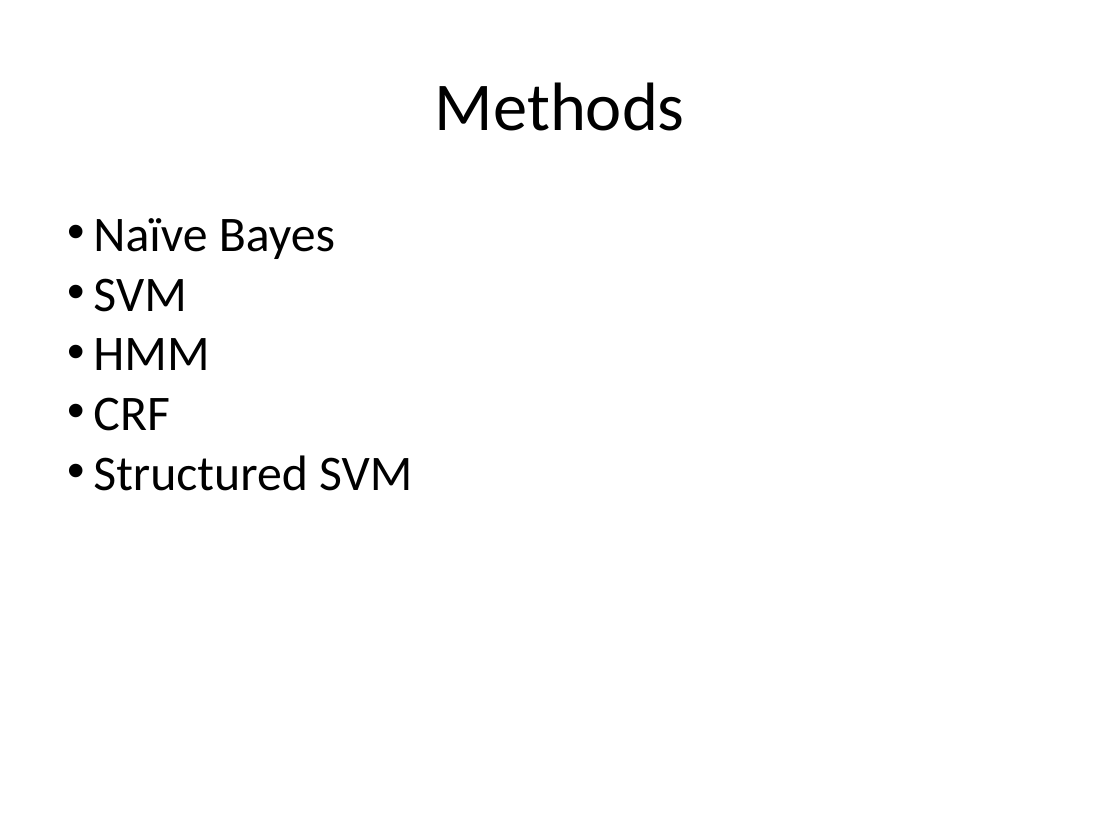
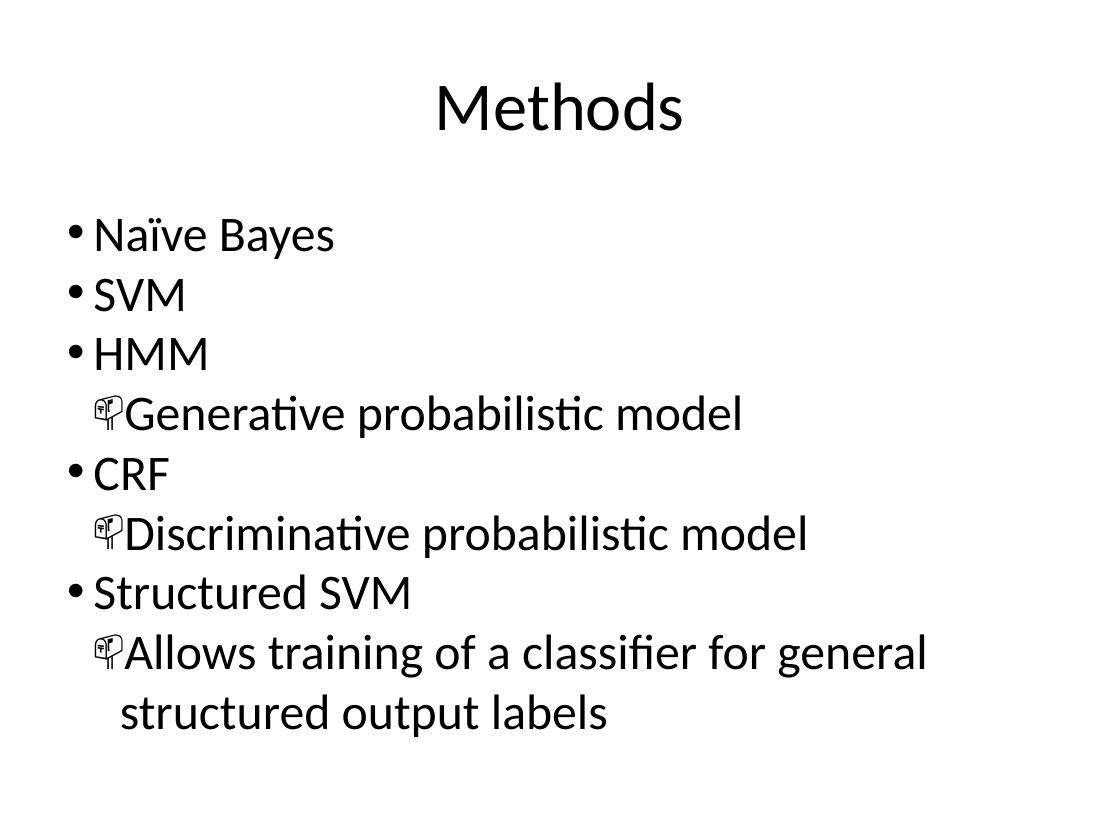
Before and after one commit to ppegusii/cs689-final, a slide deck: slide 8 of doc/slides.pptx. Drawn at 1120x840 pixels with LibreOffice and Linux fonts; fonts in the diff are those of the drawing. Boxes give left, top, right and bottom in pixels: in the first picture for what was removed or moved away, otherwise in the second. Text is boxed around its words. In the diff, an @@ line names an element or a change of style, - is before the commit and + after.

Commit message:
Slides

```diff
--- a/doc/slides.pptx
+++ b/doc/slides.pptx
@@ text at (124,395,743,438): paragraph added @@
+  📫 Generative probabilistic model
@@ text at (124,515,808,558): paragraph added @@
+  📫 Discriminative probabilistic model
@@ text at (120,634,927,737): paragraph added @@
+  📫 Allows training of a classifier for general structured output labels
```
Also in this commit, not shown: 2 slides added, 2 slides removed, 6 other files.
